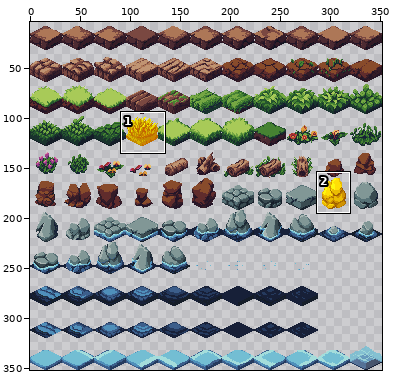
One commit to this sprite sheet: assets/spritesheet.png. The first picture is a wide view before the edit; the outline marks the close-up.
Close-up. As it was:
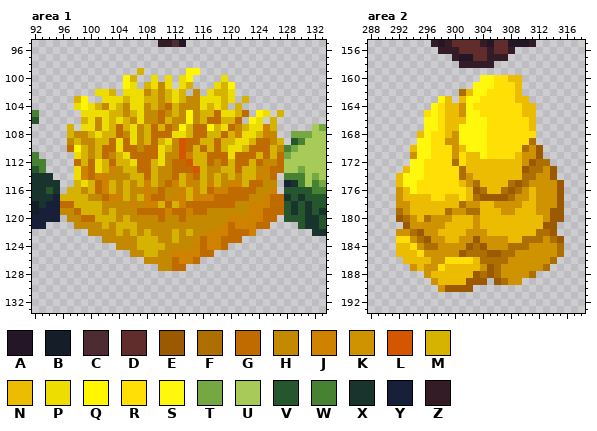
The file is 352x352 pixels. Colours within 5 levels of each other are drawn and written as one. Shown: area 1: x 92..133, y 95..133; area 2: x 288..318, y 155..193. The wide view leaves out empty margins.
Palette (. is transparent): A #241527  B #151d28  C #4d2b32  D #602c2c  E #9b5901  F #ad6f01  G #bf6b00  H #c38900  J #cf8200  K #cf9201  L #d55600  M #d6b300  N #ebbc02  P #eedd00  Q #fff600  R #ffdf06  S #fff80d  T #75a743  U #a8ca58  V #25562e  W #468232  X #19332d  Y #172038  Z #341c27
And afterwards:
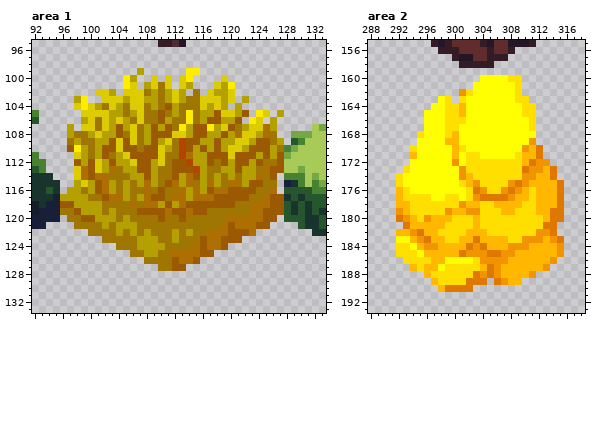
The author wrote: Final Push avec tout fonctionnel + Textures corrects
Difference:
colour E: #9b5901 -> #df7800
colour F: #ad6f01 -> #f19400
colour G: #bf6b00 -> #9b5901
colour H: #c38900 -> #9f7601
colour J: #cf8200 -> #ad6f01
colour K: #cf9201 -> #ffb700
colour L: #d55600 -> #b34500
colour M: #d6b300 -> #b5a001
colour N: #ebbc02 -> #ffdf00
colour P: #eedd00 -> #ddcc01
colour Q: #fff600 -> #ffed01
colour R: #ffdf06 -> #ffff01
Area 2:
y 160: x 304..305 SS -> RR
y 161: x 303..305 SSS -> RRR
y 162: x 303..304 SS -> RR
y 163: x 298 S -> R; x 302..303 SS -> RR
y 164: x 297 S -> R; x 302 S -> R
y 165: x 297 S -> R; x 302..303 SS -> RR
y 166: x 296..297 SS -> RR; x 302..304 SSS -> RRR
y 167: x 296..297 SS -> RR; x 301..304 SSSS -> RRRR
y 168: x 296 S -> R; x 301..304 SSSS -> RRRR
y 169: x 295..296 SS -> RR; x 301..304 SSSS -> RRRR
y 170: x 295..296 SS -> RR; x 302..304 SSS -> RRR
y 171: x 295..296 SS -> RR; x 304 S -> R
y 172..173: x 294..295 SS -> RR
y 174: x 293..295 SSS -> RRR
y 175: x 293..294 SS -> RR
y 176: x 294 S -> R
Pixel boxes of the changes (left, top, right, bottom) in both close-ups:
changed: (60, 68, 284, 271)
changed: (396, 75, 564, 292)
